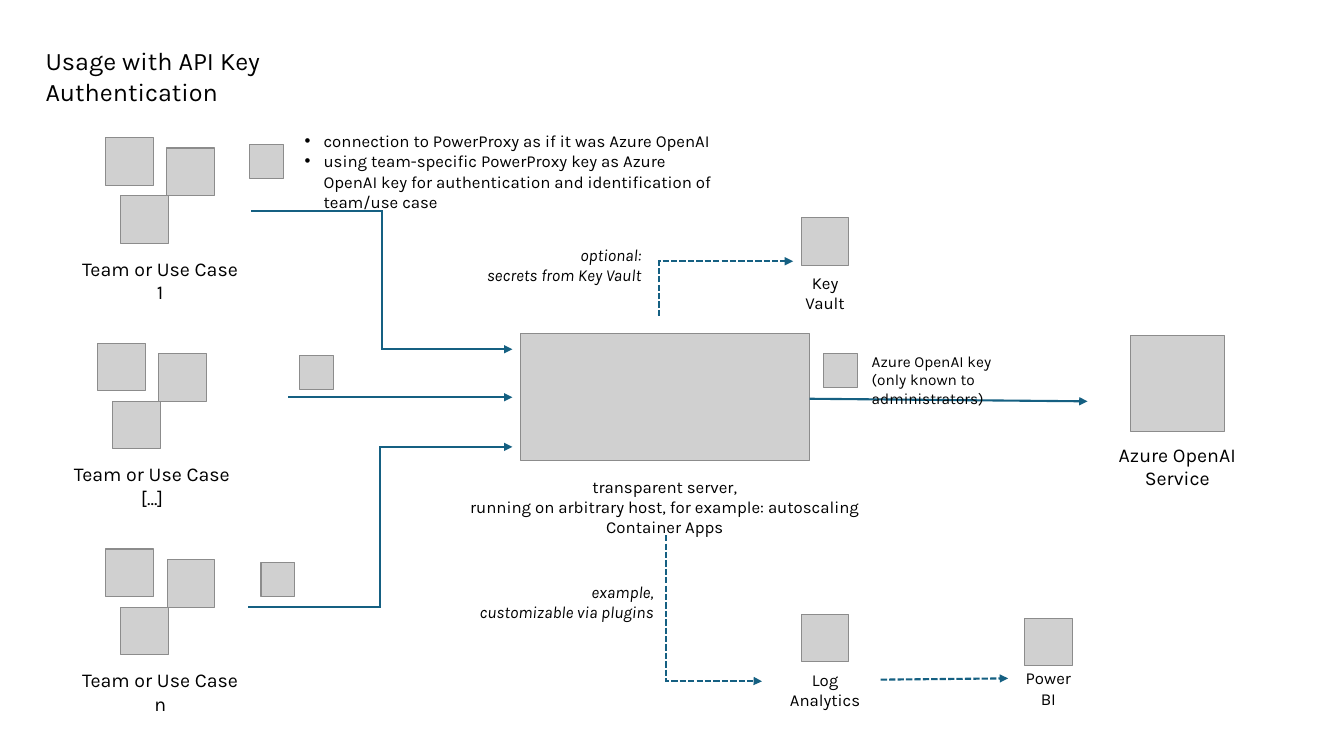
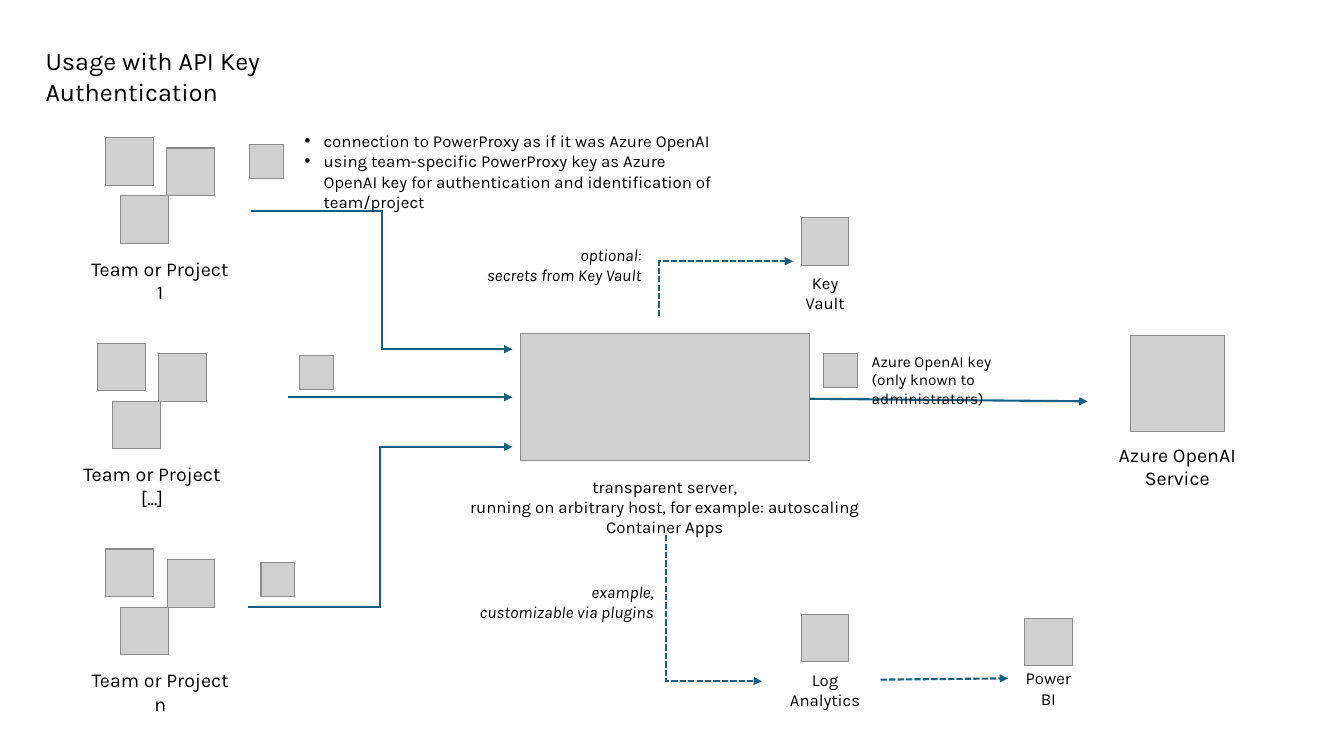
Before and after one commit to timoklimmer/powerproxy-aoai, a slide deck: slide 1 of docs/Diagrams.pptx. Drawn at 1344x756 pixels with LibreOffice and Linux fonts; fonts in the diff are those of the drawing; grey boxes stand for pictures. Boxes give left, top, right and bottom in pixels: in the first picture for what was removed or moved away, otherwise in the second. Text is boxed around its words. In the diff, an @@ line names an element or a change of style, - is before the commit and + after.

```diff
--- a/docs/Diagrams.pptx
+++ b/docs/Diagrams.pptx
@@ text at bbox=[324, 155, 711, 213]: text changed @@
-• using team-specific PowerProxy key as Azure OpenAI key for authentication and identification of team/use case
+• using team-specific PowerProxy key as Azure OpenAI key for authentication and identification of team/project
@@ text at bbox=[91, 262, 228, 299]: text changed @@
-Team or Use Case 1
+Team or Project 1
@@ text at bbox=[83, 467, 220, 486]: text changed @@
-Team or Use Case [...]
+Team or Project [...]
@@ text at bbox=[92, 673, 228, 711]: text changed @@
-Team or Use Case n
+Team or Project n
```
Also in this commit, not shown: 4 other slides changed, 6 other files.
